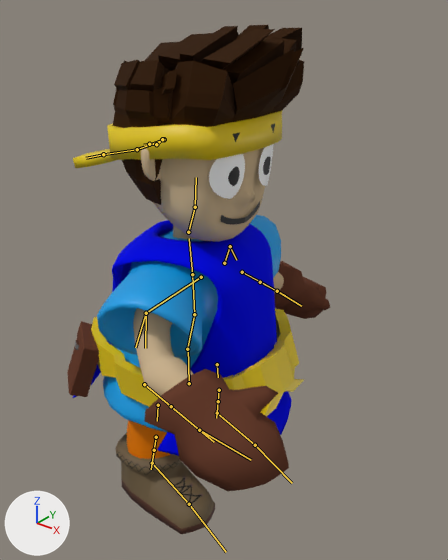
What one commit did to the Blender file Assets/Models/LevelObjects/Entities/Player/Player.blend.
The view is the same before and after, from a 50 mm lens placed at (1.59, -1.73, 2.13), pointed at (0.11, 0.13, 0.97). Every picture has the same lights, and +X, +Y and +Z are marked at lower left. Both versions are drawn at frame 5 of the action 'RaiseShield'; the numbers are the values there. The bones that bend it are drawn over the model as lines.

In view in the first picture: 'Belt', 'Body', 'Coat', 'Face', 'Hair', 'HeadBand'.
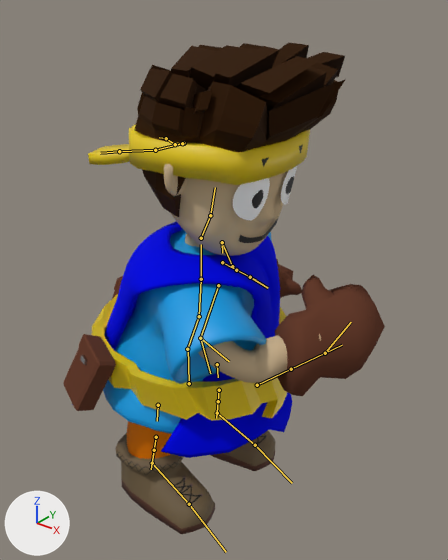
The edits, one by one:
Bone 'spine_01.x' (bone_spine_01_x) turns from (4, 9, -3) to (11, 26, 0) degrees about its own x, y and z.
Bone 'spine_02.x' (bone_spine_02_x) turns from (0, -3, 0) to (0, -7, 0) degrees about its own x, y and z.
Bone 'neck.x' (bone_neck_x) turns from (0, -6, 2) to (-1, -19, 7) degrees about its own x, y and z.
Bone 'shoulder.r' (bone_shoulder_r) turns from (-1, -3, 17) to (-3, -6, 35) degrees about its own x, y and z.
Bone 'arm_stretch.r' (bone_arm_stretch_r) turns from (-2, -6, 20) to (-7, -16, 54) degrees about its own x, y and z.
Bone 'arm_twist.r' (bone_arm_twist_r) turns from (0, 31, -18) to (-19, 59, -50) degrees about its own x, y and z.
Bone 'forearm_stretch.r' (bone_forearm_stretch_r) turns from (-3, 30, 18) to (30, 41, 53) degrees about its own x, y and z.
Bone 'hand.r' (bone_hand_r) turns from (-29, -10, 7) to (-45, -13, 19) degrees about its own x, y and z.

What differs and where, as boxes (x1, y1, x2, y2) in the pictures (448 x 560 px):
'Body', posed (21% wider)
    before: (97, 147, 330, 534)
    after: (103, 164, 385, 534)
'Hair', posed (10% wider)
    before: (113, 25, 304, 205)
    after: (135, 43, 346, 217)
'Coat', posed
    before: (73, 220, 292, 456)
    after: (72, 221, 292, 458)
'Belt', posed
    before: (67, 309, 304, 417)
    after: (63, 276, 287, 421)
'HeadBand', posed
    before: (73, 111, 282, 168)
    after: (88, 124, 310, 185)
'Face', posed
    before: (209, 124, 275, 225)
    after: (233, 145, 303, 243)
bone 'spine_01.x', root to tip
    before: (187, 349) to (194, 314)
    after: (187, 349) to (199, 316)
bone 'spine_02.x', root to tip
    before: (194, 314) to (192, 274)
    after: (199, 316) to (201, 279)
bone 'neck.x', root to tip
    before: (188, 232) to (195, 207)
    after: (201, 238) to (210, 215)
bone 'shoulder.r', root to tip
    before: (201, 277) to (146, 313)
    after: (218, 285) to (200, 338)
bone 'arm_stretch.r', root to tip
    before: (146, 313) to (145, 348)
    after: (200, 338) to (229, 361)
bone 'arm_twist.r', root to tip
    before: (146, 313) to (135, 347)
    after: (200, 338) to (210, 373)
bone 'forearm_stretch.r', root to tip
    before: (144, 384) to (185, 418)
    after: (257, 385) to (308, 361)
bone 'hand.r', root to tip
    before: (199, 430) to (251, 460)
    after: (325, 353) to (351, 322)
